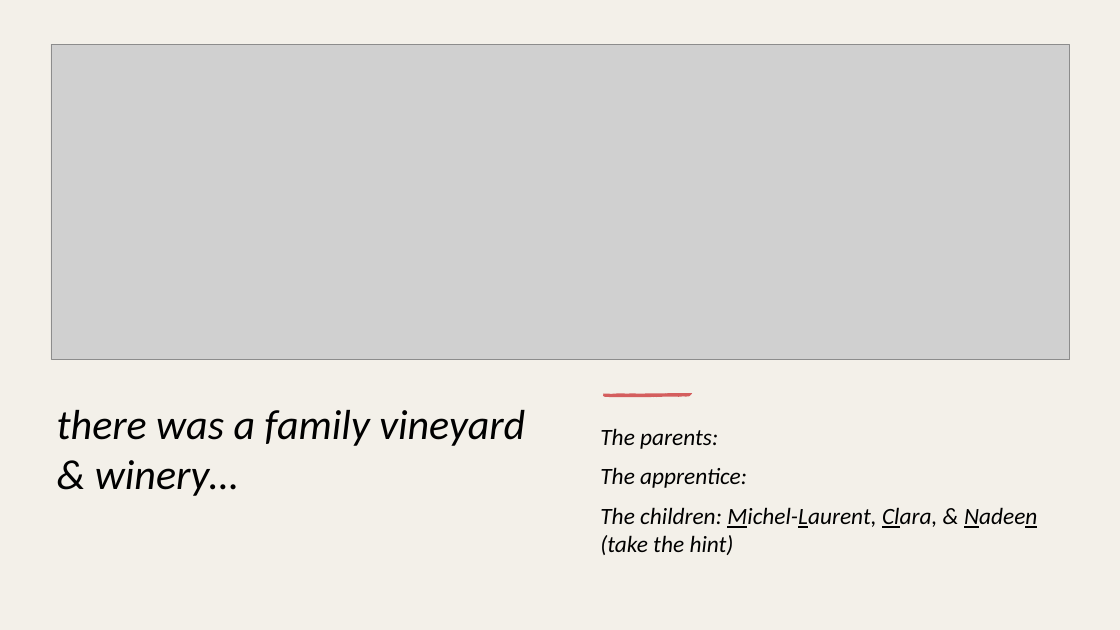
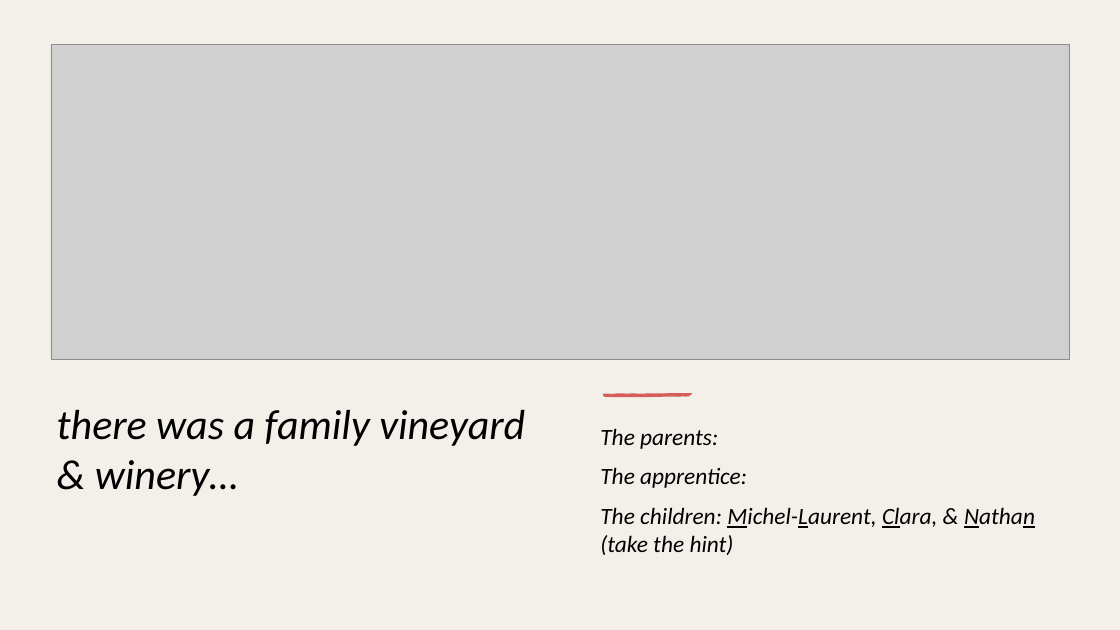
Before and after one commit to ASwigart/Group_Project_4, a slide deck: slide 2 of Presentation_grp4.pptx. Drawn at 1120x630 pixels with LibreOffice and Linux fonts; fonts in the diff are those of the drawing; grey boxes stand for pictures. Boxes give left, top, right and bottom in pixels: in the first picture for what was removed or moved away, otherwise in the second. Text is boxed around its words. In the diff, an @@ line names an element or a change of style, - is before the commit and + after.

```diff
--- a/Presentation_grp4.pptx
+++ b/Presentation_grp4.pptx
@@ text at <box>600,507,1035,555</box>: text changed @@
-The children: Michel-Laurent, Clara, & Nadeen (take the hint)
+The children: Michel-Laurent, Clara, & Nathan (take the hint)
```
Also in this commit, not shown: 1 slide added, 3 other files.
